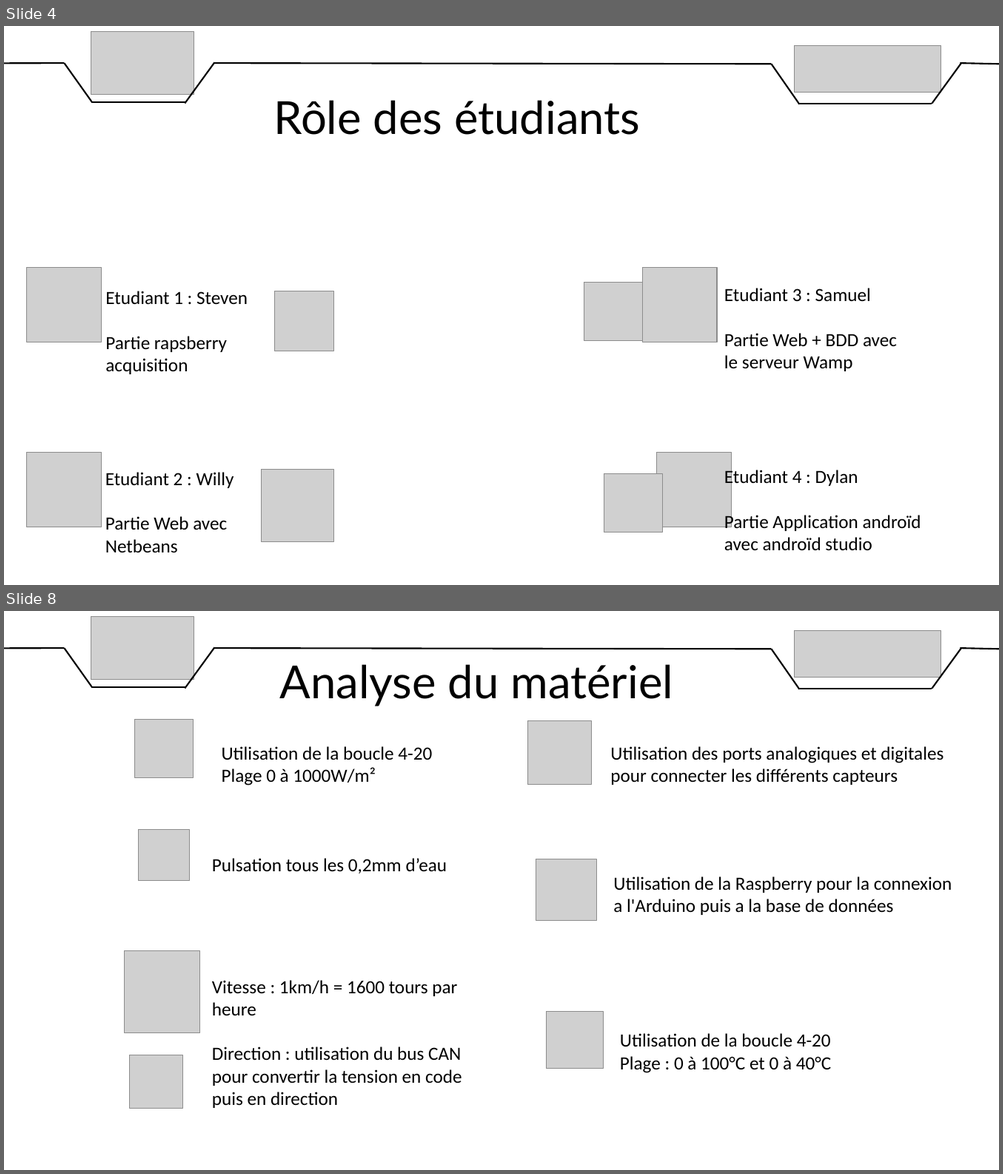
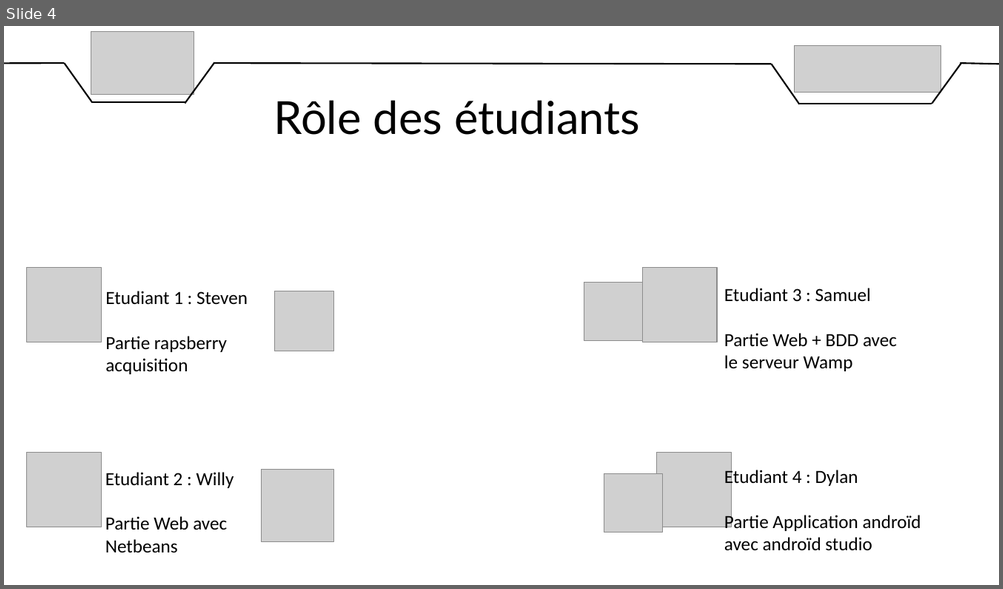
Before and after one commit to DylanChe/SupervisionSerre, a slide deck: oral_projet/revue_2/diaporama_revue_2_steven.pptx. Shown one above the other, each under a label of ours: slides 4 and 8 before the commit, slide 4 after it; the slides between them are not shown. The pictures are 1003x1174 and 1003x589 pixels, drawn with LibreOffice and Linux fonts; fonts in the diff are those of the drawing; grey boxes stand for pictures. Boxes give left, top, right and bottom in pixels: in the first picture for what was removed or moved away, otherwise in the second. Text is boxed around its words. In the diff, an @@ line names an element or a change of style, - is before the commit and + after.

```diff
--- a/oral_projet/revue_2/diaporama_revue_2_steven.pptx
+++ b/oral_projet/revue_2/diaporama_revue_2_steven.pptx
@@ slide 8 removed at (4,611,999,1170), background #FFFFFF @@
@@ picture removed at (91,616,194,680) @@
@@ picture removed at (794,630,941,677) @@
@@ line removed from (4, 648) to (65, 648) @@
@@ line removed from (65, 648) to (92, 688) @@
@@ line removed from (214, 647) to (185, 689) @@
@@ line removed from (213, 648) to (771, 649) @@
@@ line removed from (771, 649) to (800, 689) @@
@@ line removed from (962, 647) to (931, 689) @@
@@ line removed from (960, 648) to (999, 649) @@
@@ text removed at (280,664,673,706) @@
-Analyse du matériel
@@ line removed from (92, 688) to (186, 688) @@
@@ line removed from (800, 689) to (931, 689) @@
@@ picture removed at (134,719,193,777) @@
@@ picture removed at (528,721,591,784) @@
@@ text removed at (222,746,432,786) @@
-Utilisation de la boucle 4-20
-Plage 0 à 1000W/m²
@@ text removed at (610,746,943,785) @@
-Utilisation des ports analogiques et digitales pour connecter les différents capteurs
@@ picture removed at (138,829,189,880) @@
@@ text removed at (212,858,447,874) @@
-Pulsation tous les 0,2mm d’eau
@@ picture removed at (536,860,597,920) @@
@@ text removed at (613,877,951,915) @@
-Utilisation de la Raspberry pour la connexion a l'Arduino puis a la base de données
@@ picture removed at (125,951,200,1034) @@
@@ text removed at (212,980,461,1108) @@
-Vitesse : 1km/h = 1600 tours par heure
-Direction : utilisation du bus CAN pour convertir la tension en code puis en direction
@@ picture removed at (546,1011,603,1069) @@
@@ text removed at (620,1034,831,1073) @@
-Utilisation de la boucle 4-20
-Plage : 0 à 100°C et 0 à 40°C
@@ picture removed at (129,1056,182,1109) @@
```
Also in this commit, not shown: 1 slide changed, 7 slides added, 10 other slides removed, 2 other files.
